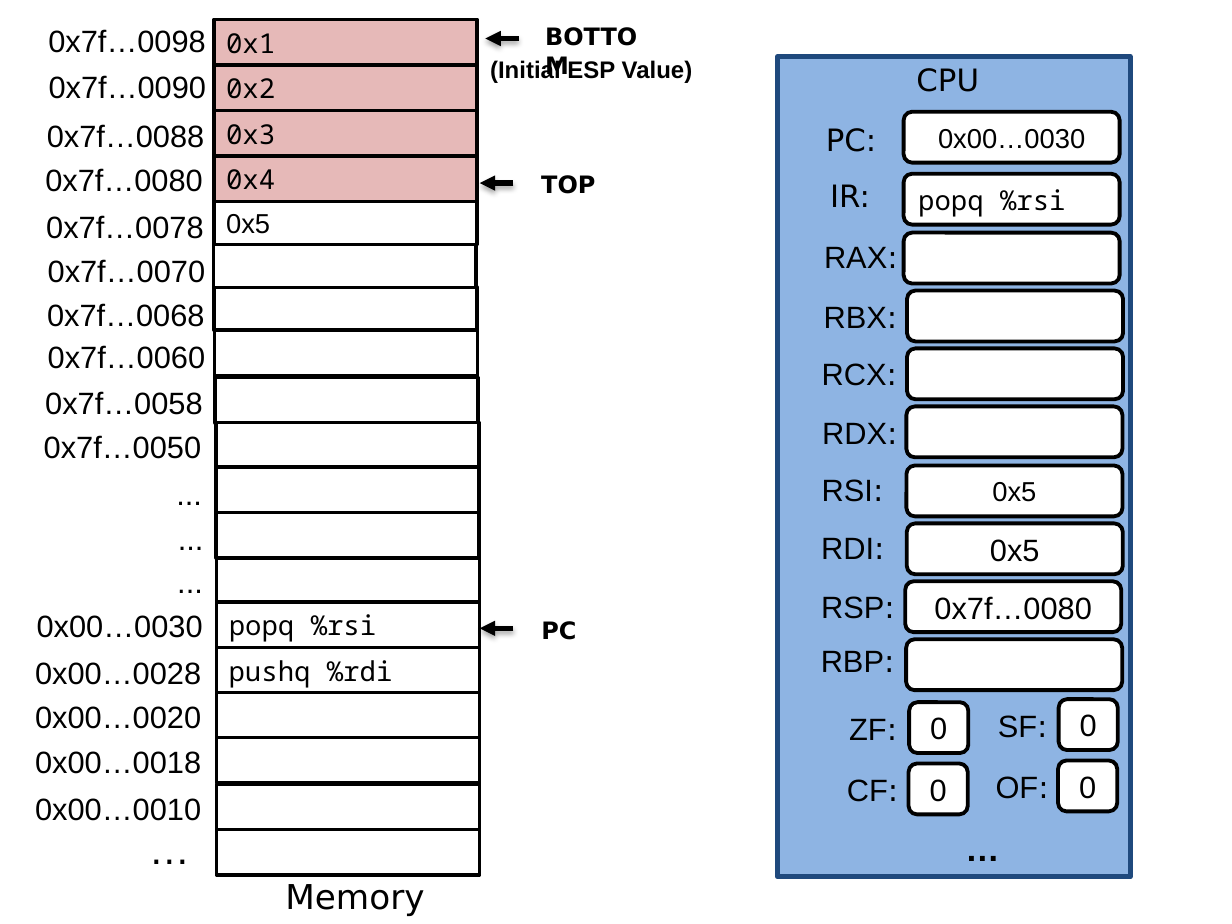
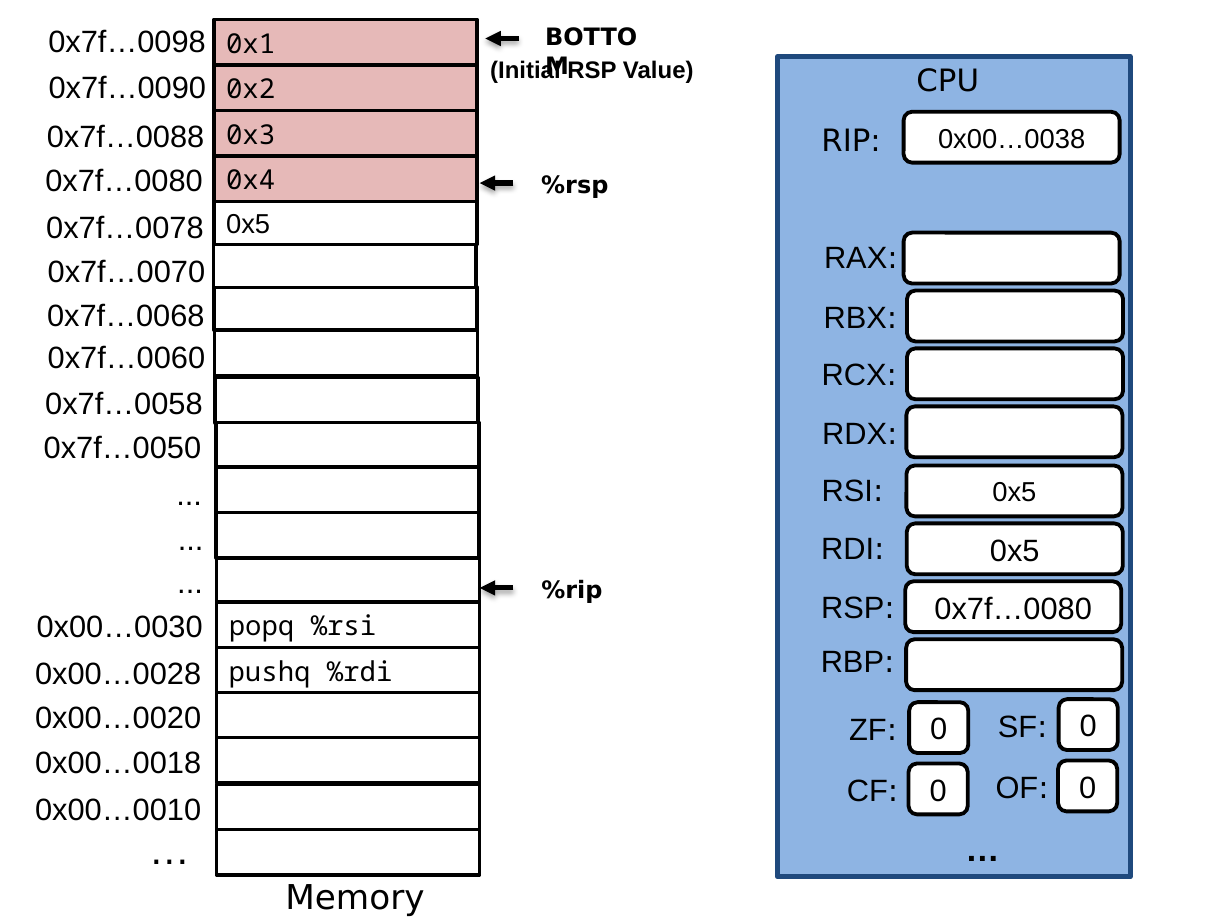
Before and after one commit to NYU-CSO/nyu-cso.github.io, a slide deck: slide 21 of notes/10-Machine_Procedure.pptx (slide 20 before the commit). Drawn at 1232x924 pixels with LibreOffice and Linux fonts; fonts in the diff are those of the drawing. Boxes give left, top, right and bottom in pixels: in the first picture for what was removed or moved away, otherwise in the second. Text is boxed around its words. In the diff, an @@ line names an element or a change of style, - is before the commit and + after.

```diff
--- a/notes/10-Machine_Procedure.pptx
+++ b/notes/10-Machine_Procedure.pptx
@@ text at <box>567,60,694,83</box>: text changed @@
-(Initial ESP Value)
+(Initial RSP Value)
@@ text at <box>821,128,880,151</box>: text changed @@
-PC:
+RIP:
@@ text in rounded rectangle at <box>938,129,1085,149</box>: text changed @@
-0x00…0030
+0x00…0038
@@ text at <box>541,175,608,198</box>: text changed @@
-TOP
+%rsp
@@ rounded rectangle removed at <box>904,174,1120,224</box> @@
-popq %rsi
@@ text removed at <box>830,184,870,207</box> @@
-IR:
@@ arrow moved from (514, 628) - (479, 628) to (514, 588) - (479, 588) @@
@@ text at <box>541,579,602,603</box>: text changed @@
-PC
+%rip
```
Also in this commit, not shown: 36 other slides changed, 4 slides added, 6 slides removed, 4 other files.
